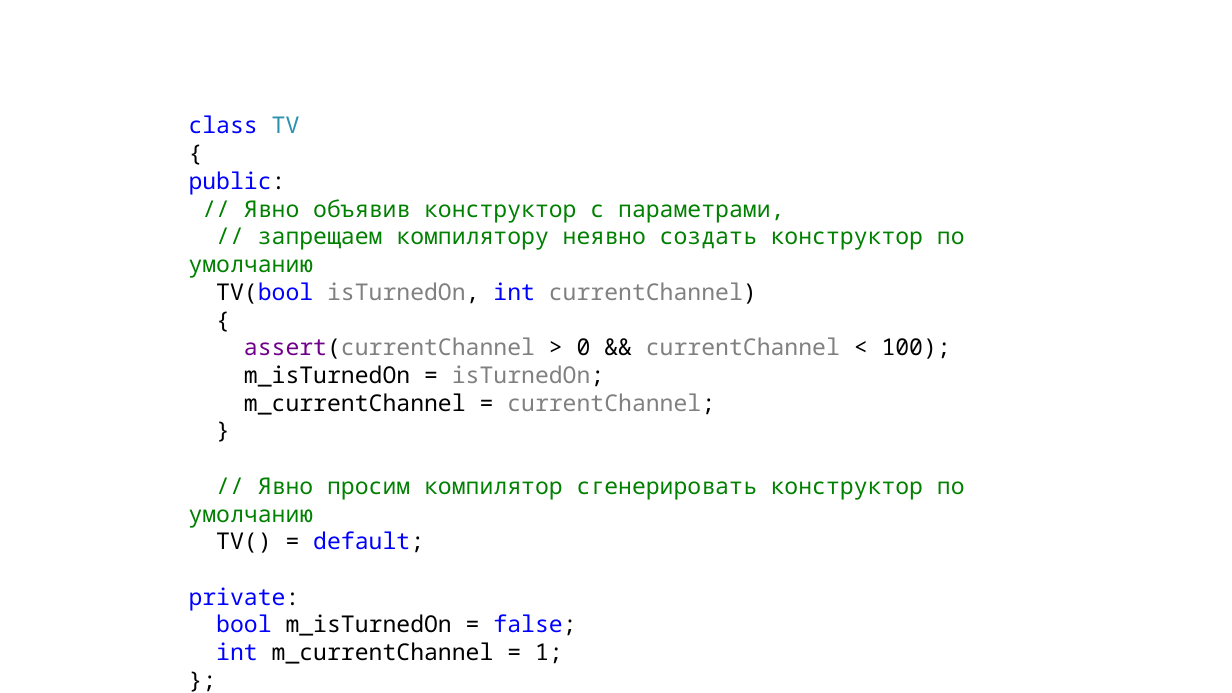
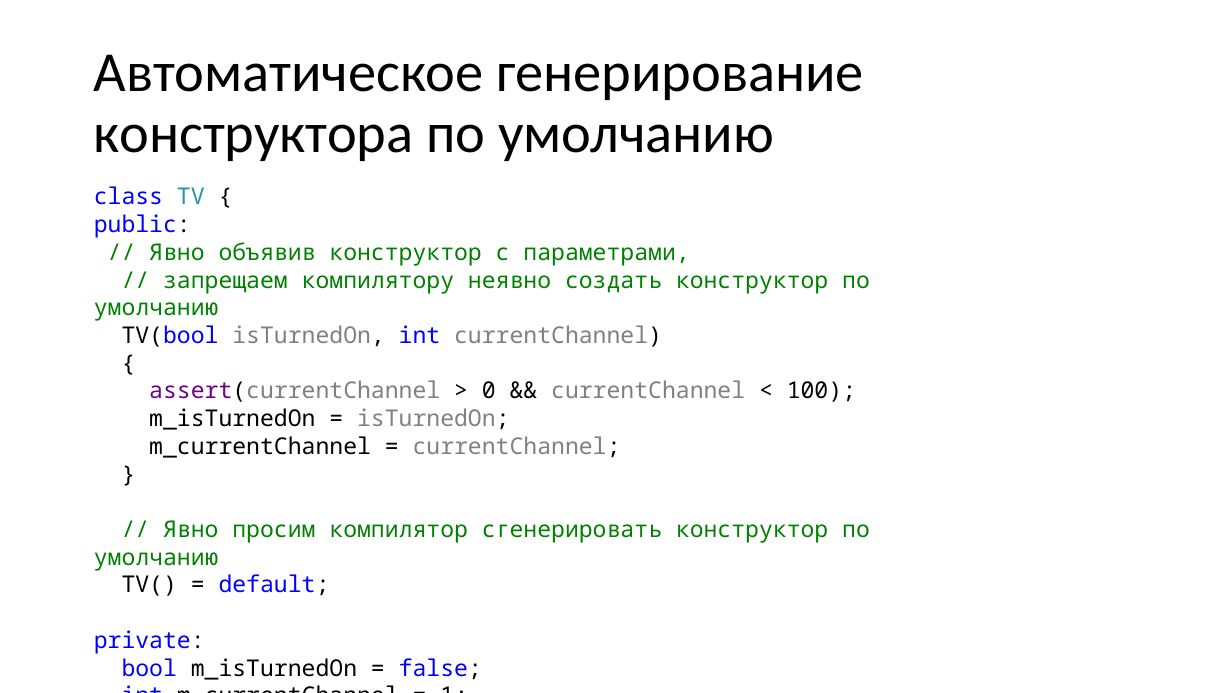
Before and after one commit to alexey-malov/oop, a slide deck: slide 80 of lectures/02/Основы ООП.pptx (slide 77 before the commit). Drawn at 1232x693 pixels with LibreOffice and Linux fonts; fonts in the diff are those of the drawing. Boxes give left, top, right and bottom in pixels: in the first picture for what was removed or moved away, otherwise in the second. Text is boxed around its words. In the diff, an @@ line names an element or a change of style, - is before the commit and + after.

```diff
--- a/lectures/02/Основы ООП.pptx
+++ b/lectures/02/Основы ООП.pptx
@@ title added at (94, 54, 864, 161), 44 pt, text #000000 @@
+Автоматическое генерирование конструктора по умолчанию
@@ text "class TV {": place and size @@
-text "class TV {" at (189, 115, 965, 664)
+text "class TV {" at (94, 186, 870, 680)
@@ text at (94, 186, 205, 205): text changed @@
-class TV
-{
+class TV {
```
Also in this commit, not shown: 8 other slides changed, 12 slides added, 4 slides removed, 12 other files.
